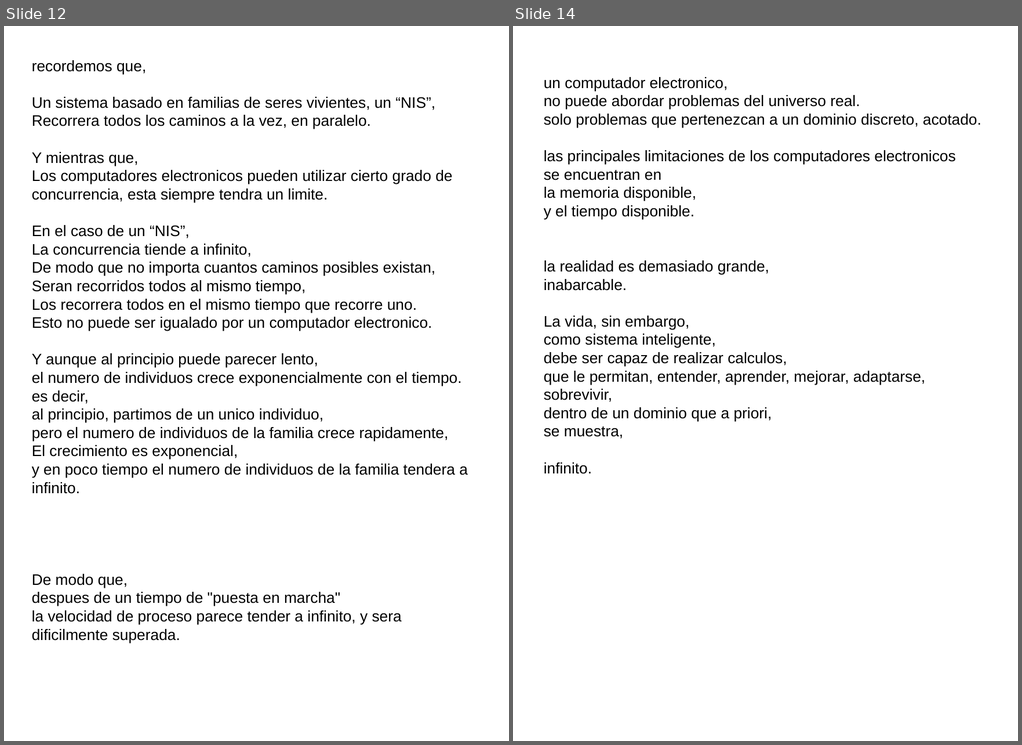
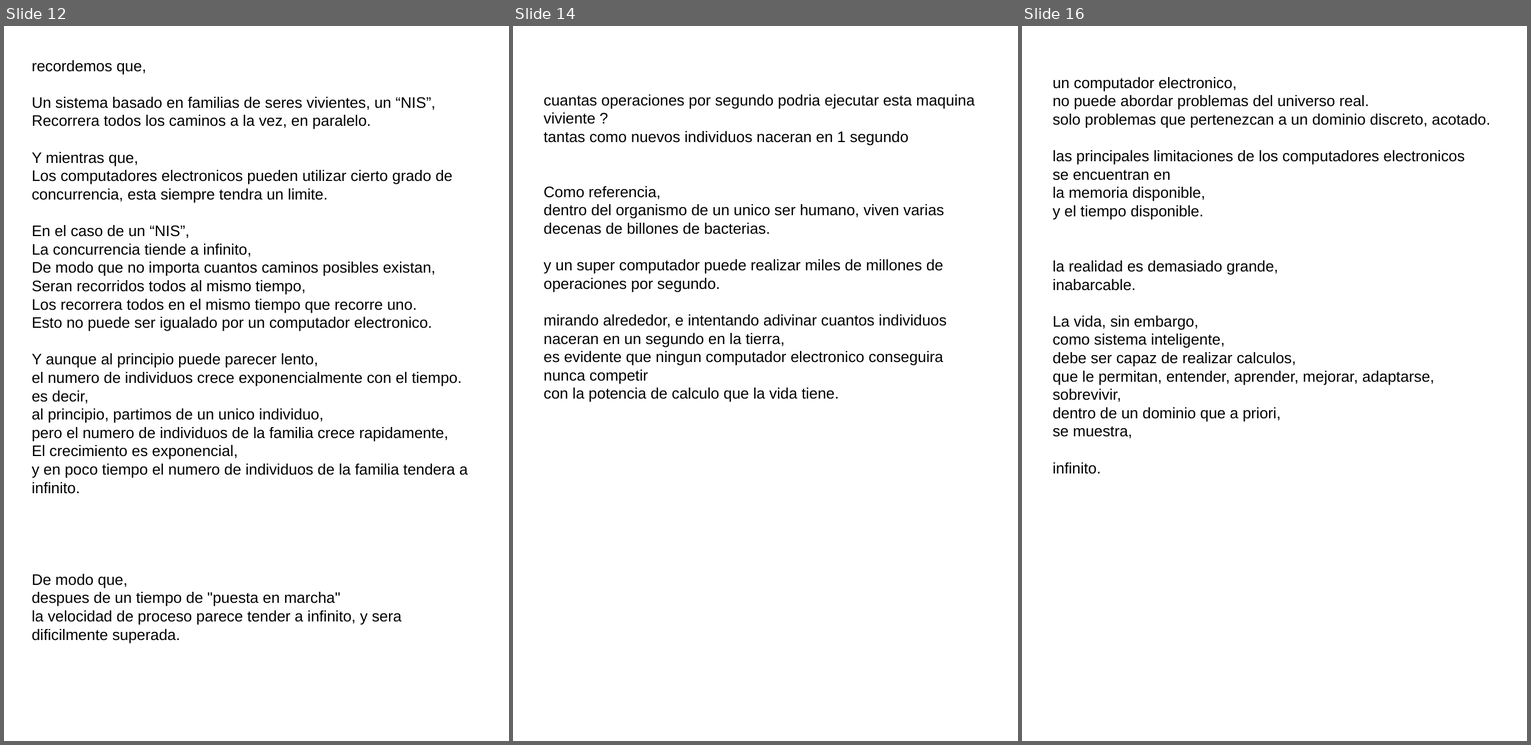
Before and after one commit to fabhrius/La-Cosa, a slide deck: capitulos/Potencia del sistema/Potencia del sistema.odp. Shown side by side, each under a label of ours: slides 12 and 14 before the commit, slides 12, 14 and 16 after it; the slides between them are not shown. The pictures are 1022x745 and 1531x745 pixels, drawn with LibreOffice and Linux fonts; fonts in the diff are those of the drawing. Boxes give left, top, right and bottom in pixels: in the first picture for what was removed or moved away, otherwise in the second. Text is boxed around its words. In the diff, an @@ line names an element or a change of style, - is before the commit and + after.

Commit message:
potencia

```diff
--- a/capitulos/Potencia del sistema/Potencia del sistema.odp
+++ b/capitulos/Potencia del sistema/Potencia del sistema.odp
@@ slide 14 added at box(513, 26, 1018, 741), background #FFFFFF @@
@@ text added at box(544, 94, 975, 402), 18 pt, text #000000 @@
+cuantas operaciones por segundo podria ejecutar esta maquina viviente ?
+tantas como nuevos individuos naceran en 1 segundo
+Como referencia,
+dentro del organismo de un unico ser humano, viven varias decenas de billones de bacterias.
+y un super computador puede realizar miles de millones de operaciones por segundo.
+mirando alrededor, e intentando adivinar cuantos individuos naceran en un segundo en la tierra,
+es evidente que ningun computador electronico conseguira nunca competir
+con la potencia de calculo que la vida tiene.
@@ what was slide 14 is now slide 16 @@
```
Also in this commit, not shown: 1 slide changed, 1 other slide added, 1 other file.
